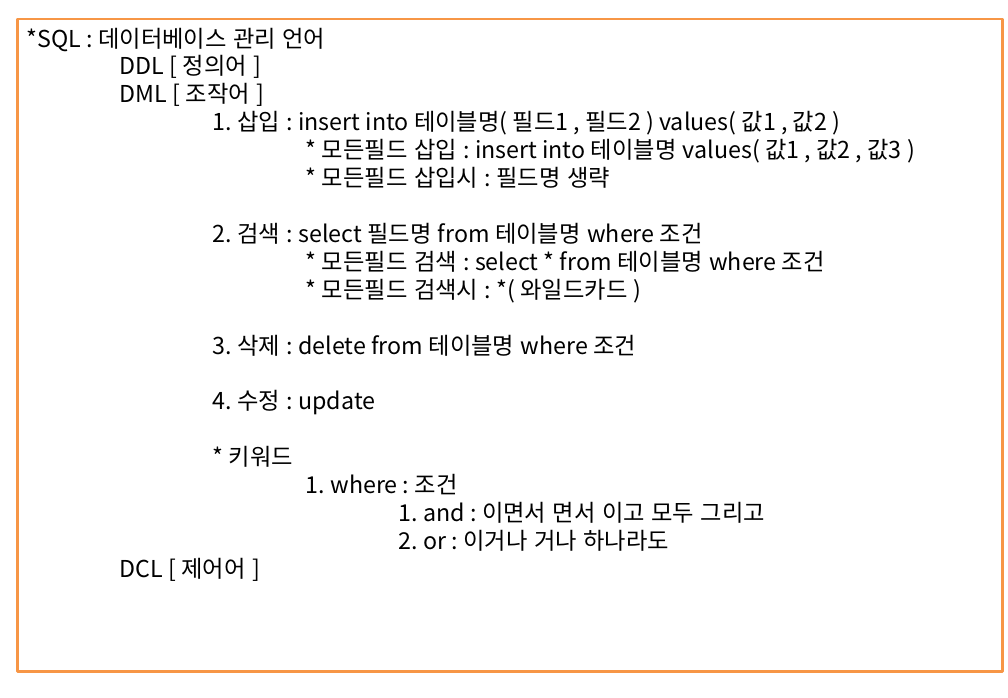
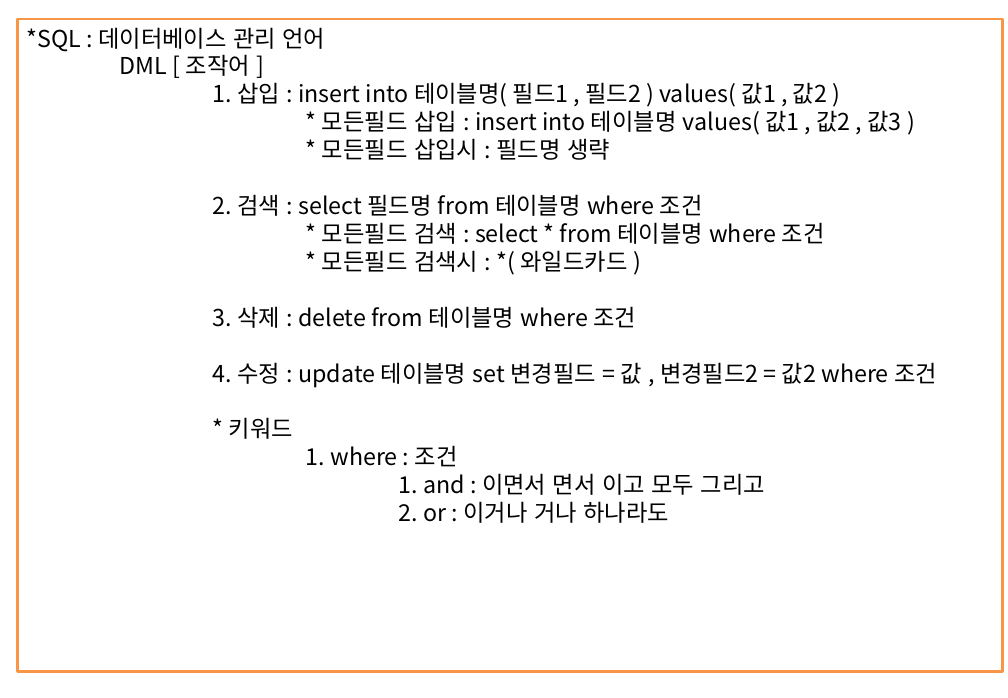
Before and after one commit to itdanja/web_ezen_1, a slide deck: slide 43 of java1/src/정리함/JAVA정리.pptx (slide 40 before the commit). Drawn at 1008x698 pixels with LibreOffice and Linux fonts; fonts in the diff are those of the drawing. Boxes give left, top, right and bottom in pixels: in the first picture for what was removed or moved away, otherwise in the second. Text is boxed around its words. In the diff, an @@ line names an element or a change of style, - is before the commit and + after.

```diff
--- a/java1/src/정리함/JAVA정리.pptx
+++ b/java1/src/정리함/JAVA정리.pptx
@@ text in rectangle at (x1=18, y1=20, x2=1002, y2=672): paragraph removed @@
-DCL [ 제어어 ]
@@ text in rectangle at (x1=120, y1=54, x2=247, y2=76): paragraph removed @@
-DDL [ 정의어 ]
@@ text in rectangle at (x1=213, y1=362, x2=937, y2=388): text changed @@
-4. 수정 : update
+4. 수정 : update 테이블명 set 변경필드 = 값 , 변경필드2 = 값2 where 조건
```
Also in this commit, not shown: 2 other slides changed, 3 slides added, 4 other files.
